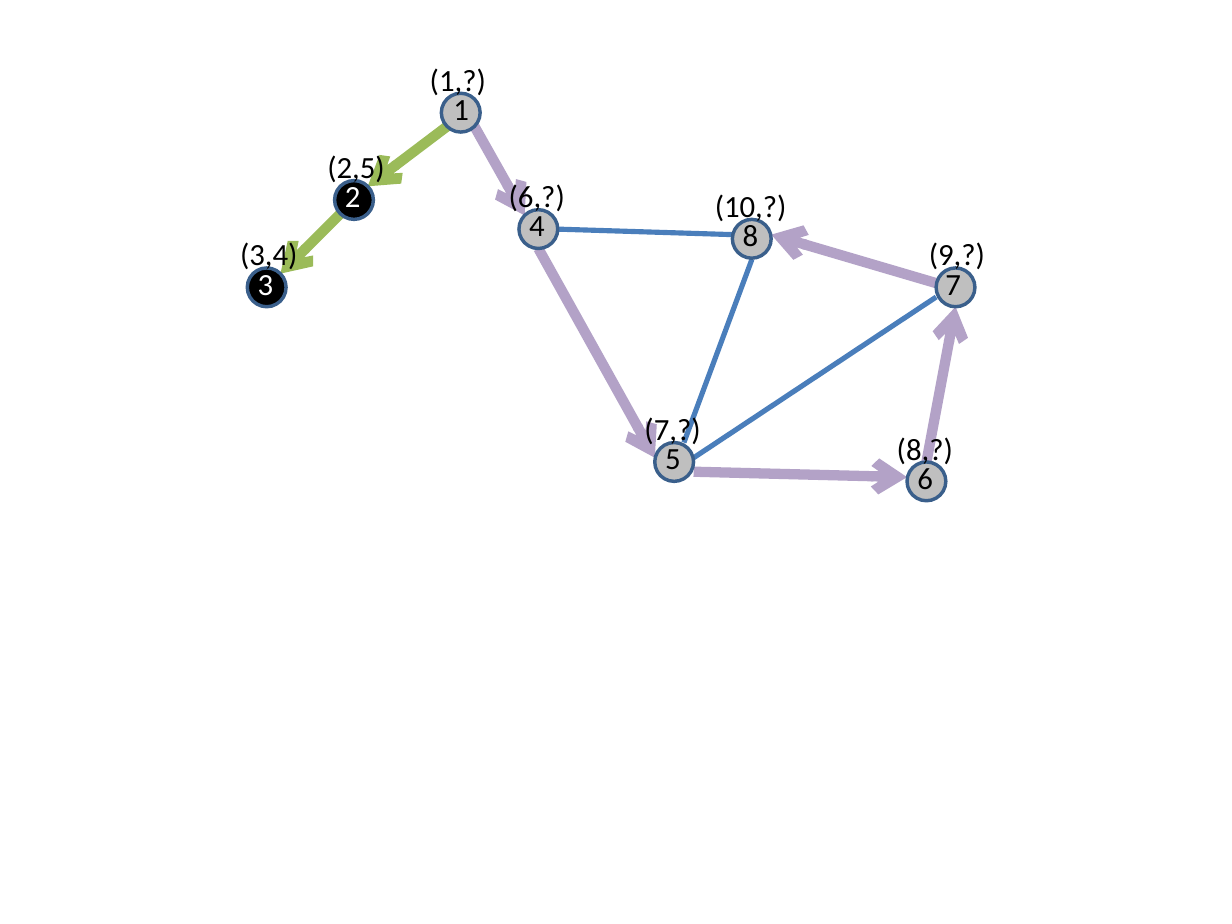
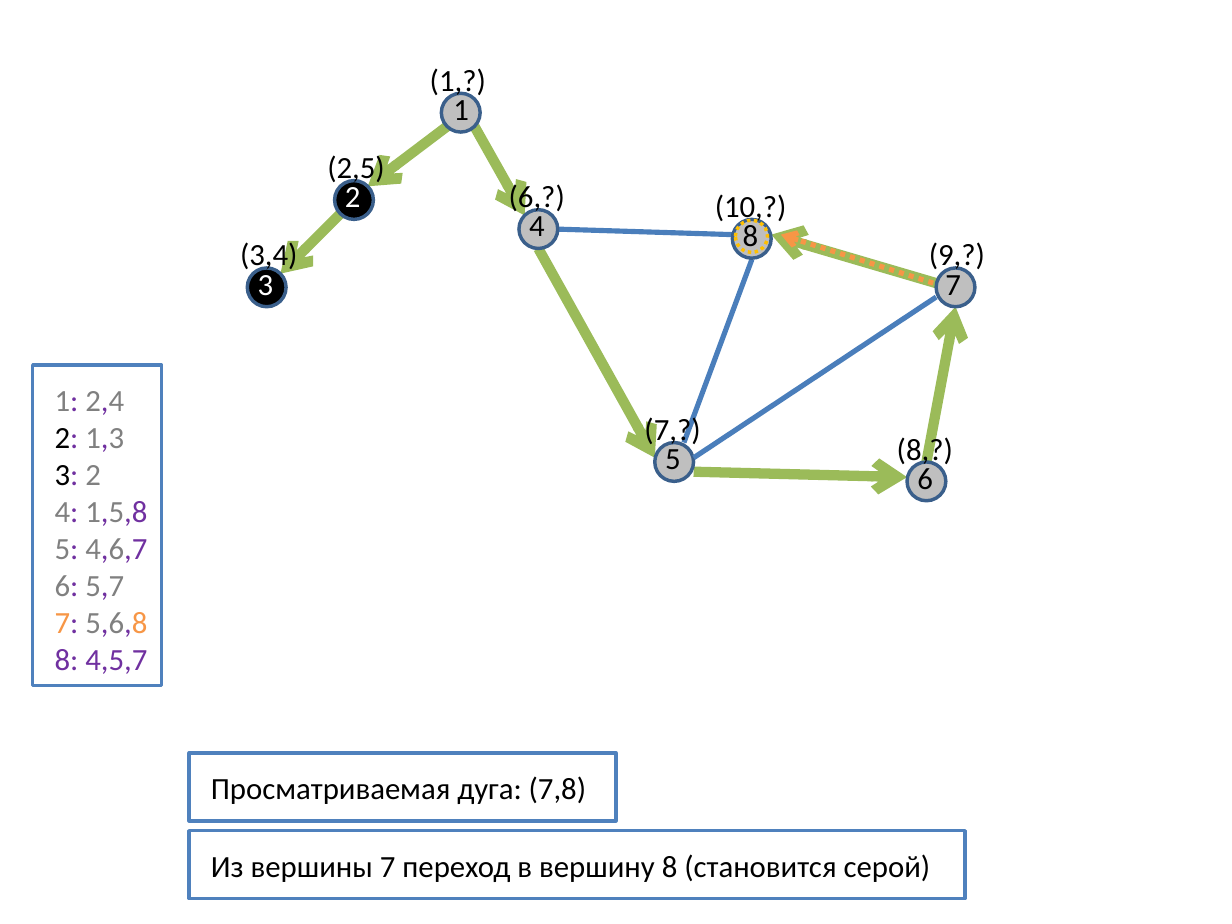
Before and after one commit to SteinbergOB/ANG, a slide deck: slide 19 of Презентации/Лекция 2.pptx (slide 12 before the commit). Drawn at 1232x924 pixels with LibreOffice and Linux fonts; fonts in the diff are those of the drawing. Boxes give left, top, right and bottom in pixels: in the first picture for what was removed or moved away, otherwise in the second. Text is boxed around its words. In the diff, an @@ line names an element or a change of style, - is before the commit and + after.

```diff
--- a/Презентации/Лекция 2.pptx
+++ b/Презентации/Лекция 2.pptx
@@ arrow (474, 127) - (525, 216): stroke #B3A2C7 6 pt to #9BBB59 6 pt @@
@@ ellipse added at box(736, 221, 768, 253), outline #FFC000 2 pt dashed @@
@@ arrow (771, 234) - (936, 283): stroke #B3A2C7 6 pt to #9BBB59 6 pt @@
@@ arrow added from (933, 283) to (781, 234), #F79646 3 pt dashed @@
@@ arrow (538, 249) - (654, 458): stroke #B3A2C7 6 pt to #9BBB59 6 pt @@
@@ arrow (956, 307) - (926, 462): stroke #B3A2C7 6 pt to #9BBB59 6 pt @@
@@ rectangle added at box(33, 365, 163, 685), fill #FFFFFF, outline #4F81BD 2 pt @@
@@ text added at box(55, 391, 147, 674), 18 pt, text #7030A0 @@
+1: 2,4
+2: 1,3
+3: 2
+4: 1,5,8
+5: 4,6,7
+6: 5,7
+7: 5,6,8
+8: 4,5,7
@@ arrow (694, 472) - (907, 477): stroke #B3A2C7 6 pt to #9BBB59 6 pt @@
@@ rectangle added at box(190, 753, 616, 821), fill #FFFFFF, outline #4F81BD 2 pt @@
@@ text added at box(211, 776, 587, 804), 18 pt, text #000000 @@
+Просматриваемая дуга: (7,8)
@@ rectangle added at box(190, 830, 966, 898), fill #FFFFFF, outline #4F81BD 2 pt @@
@@ text added at box(211, 854, 931, 882), 18 pt, text #000000 @@
+Из вершины 7 переход в вершину 8 (становится серой)
```
Also in this commit, not shown: 28 other slides changed, 12 slides added, 2 other files.
